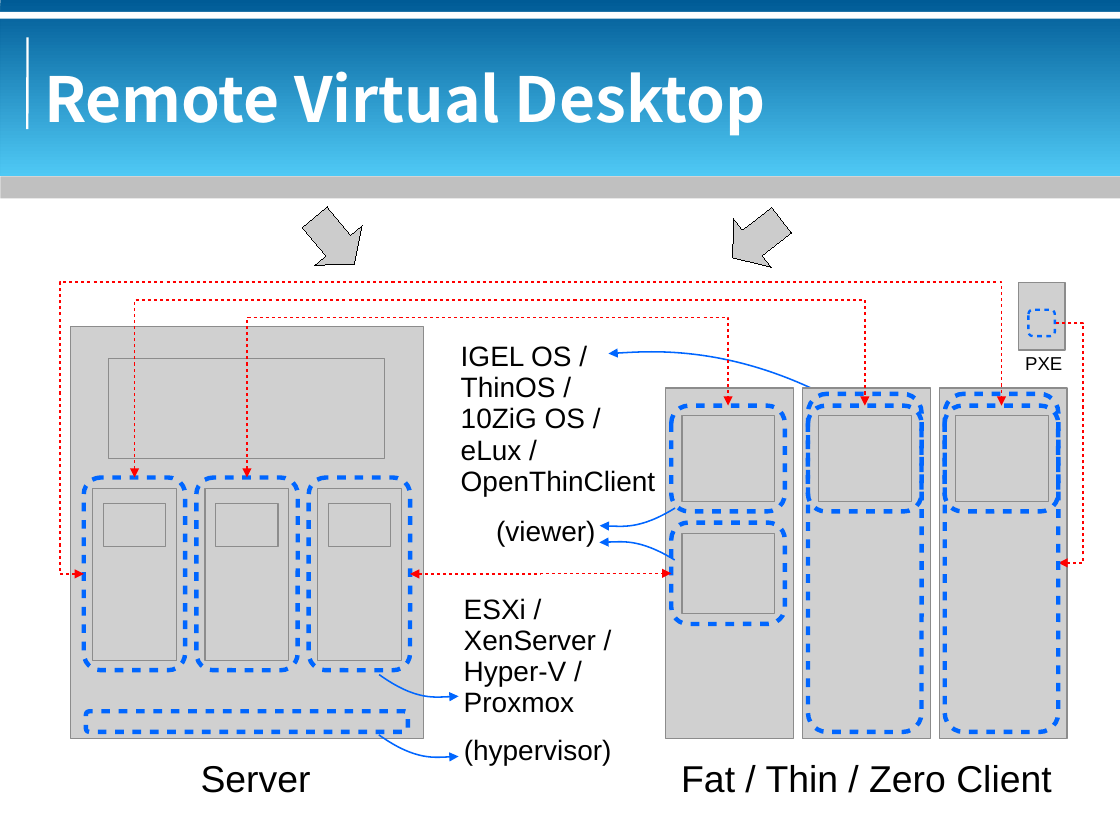
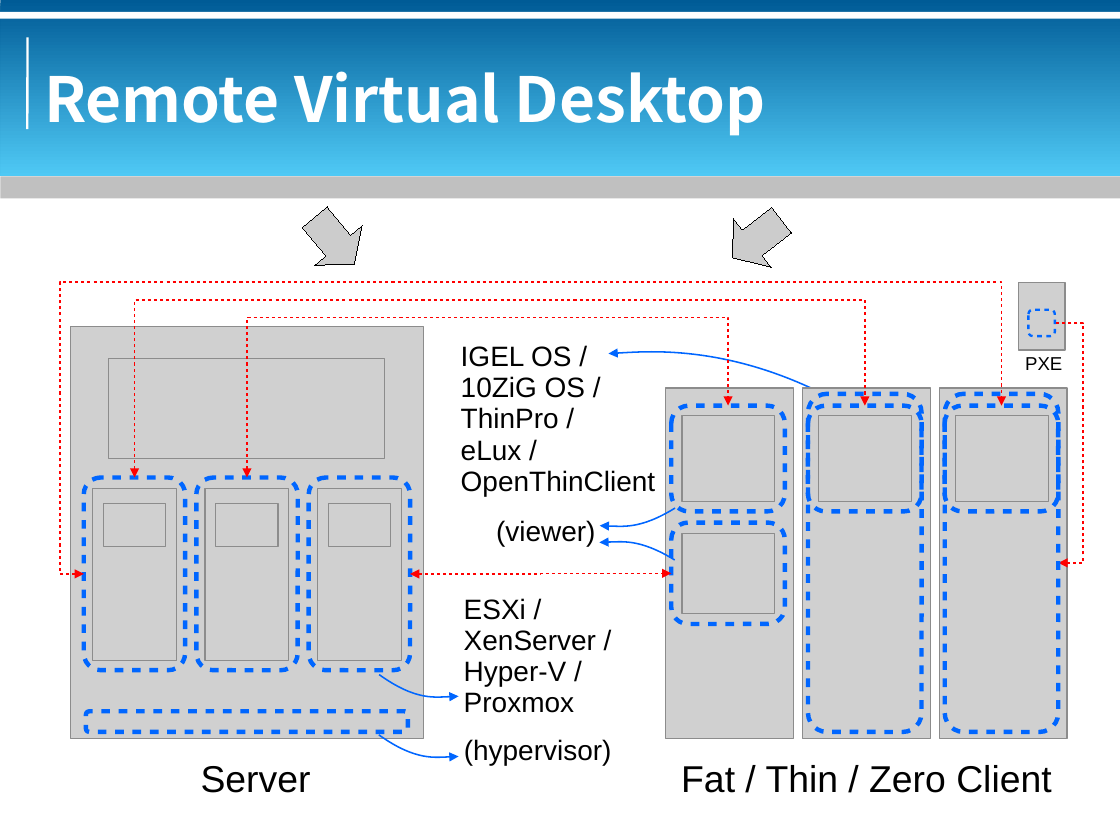
Before and after one commit to bluebat/.presentations, a slide deck: slide 8 of vdi-historical-overview.odp. Drawn at 1120x840 pixels with LibreOffice and Linux fonts; fonts in the diff are those of the drawing; grey boxes stand for pictures; background and template pictures are left out. Boxes give left, top, right and bottom in pixels: in the first picture for what was removed or moved away, otherwise in the second. Text is boxed around its words. In the diff, an @@ line names an element or a change of style, - is before the commit and + after.

```diff
--- a/vdi-historical-overview.odp
+++ b/vdi-historical-overview.odp
@@ text at (x1=461, y1=376, x2=556, y2=398): paragraph removed @@
-ThinOS /
@@ text at (x1=461, y1=407, x2=559, y2=429): paragraph added @@
+ThinPro /
```
Also in this commit, not shown: 1 other slide changed, 1 other file.
